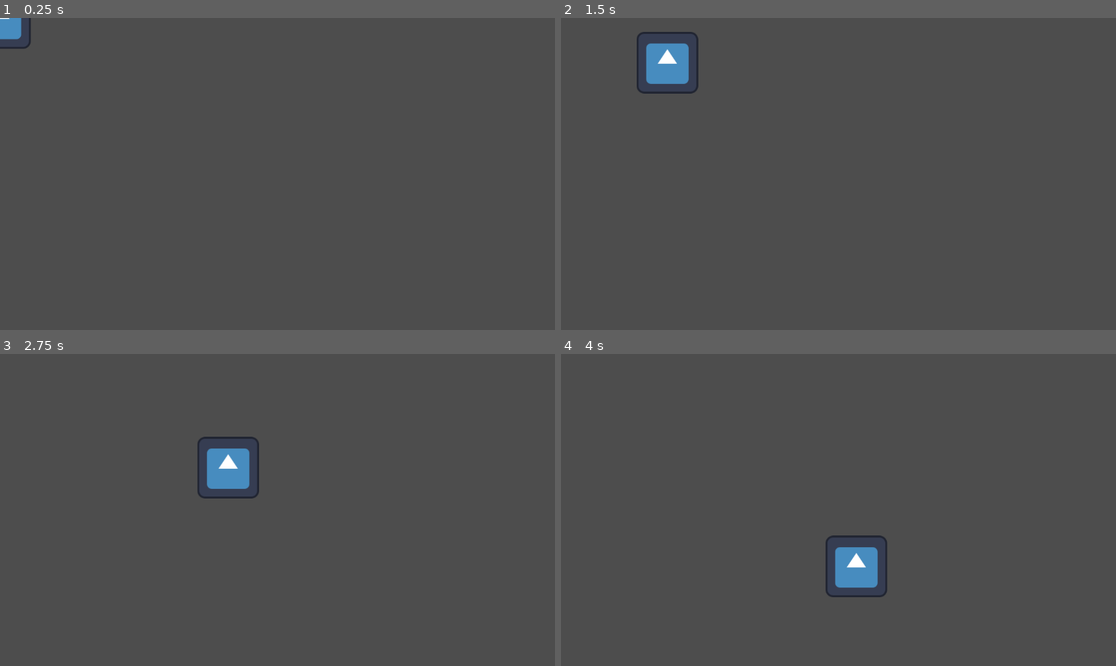
Above: before the commit, frames 1-4 (two rows, left to right).
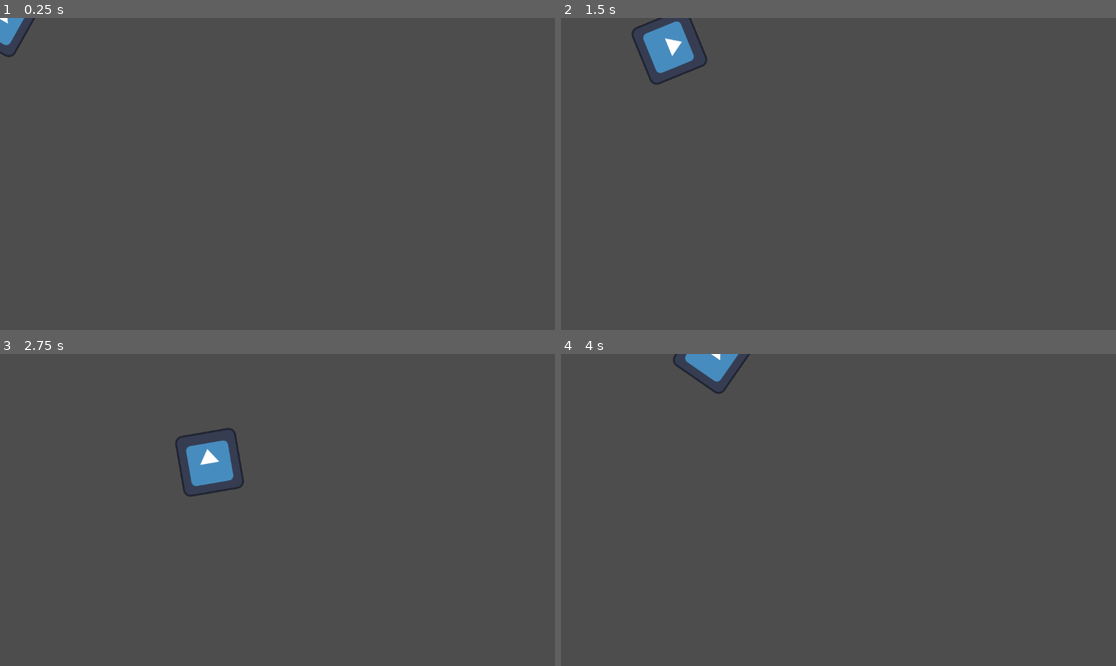
Above: after the commit, the same moments.

Repository: hacklish/spacegame
Game: Godot game, scene res://game_world.tscn
Two runs of this game, one before a commit and one after it. Both use one fixed random seed, a clock stepped at 60 frames per second and the inputs below. The engine's default icon, where the game draws it, is replaced by a stand-in: a white triangle on a blue panel in a dark square.
Inputs (mouse positions are in pixels of both pictures, inside the frame that each line leads up to):
- Up to frame 1 (0.25 s): no input
- Up to frame 2 (1.5 s): tap Enter at 0.5 s; move the mouse to (960, 158) at 0.52 s; hold D (MOVE_RIGHT, bound only after the commit) 0.53-1.28 s; click (960, 158) at 0.67 s; move the mouse to (727, 189) at 1.27 s; hold S (MOVE_DOWN, bound only after the commit) from 1.28 s (still down); click (727, 189) at 1.42 s
- Up to frame 3 (2.75 s): move the mouse to (333, 441) at 2.02 s; release S (MOVE_DOWN, bound only after the commit) at 2.03 s; hold D (MOVE_RIGHT, bound only after the commit) from 2.03 s (still down); click (333, 441) at 2.17 s
- Up to frame 4 (4 s): move the mouse to (810, 572) at 2.77 s; release D (MOVE_RIGHT, bound only after the commit) at 2.78 s; hold W (MOVE_UP, bound only after the commit) 2.78-3.53 s; click (810, 572) at 2.92 s; move the mouse to (1005, 556) at 3.52 s; hold A (MOVE_LEFT, bound only after the commit) from 3.53 s (still down); click (1005, 556) at 3.67 s

The runs differ from the first frame. In frame 1, 0.2% of the frame differs, in the area x 0-7%, y 0-13%; in frame 2, 1.4%; in frame 3, 1.6%; in frame 4, 2.0%, in the area x 20-59%, y 0-78%.

Commit message:
game: add W/S/A/D movement

Diff:
--- a/Player.gd
+++ b/Player.gd
@@ -2,11 +2,22 @@
 
 const SPEED = 300.0
 
+func _process(delta):
+	var mouse_position = get_global_mouse_position()
+	look_at(mouse_position)
+
 func _physics_process(delta):
-	var mouse_position = get_global_mouse_position()
+	var direction = Vector2()
 
-	if Input.is_mouse_button_pressed(MOUSE_BUTTON_LEFT):
-		var direction = (mouse_position - position).normalized()
-		velocity = direction * SPEED
+	if Input.is_action_pressed("MOVE_UP"):
+		direction += Vector2(0, -1)
+	if Input.is_action_pressed("MOVE_DOWN"):
+		direction += Vector2(0, 1)
+	if Input.is_action_pressed("MOVE_LEFT"):
+		direction += Vector2(-1, 0)
+	if Input.is_action_pressed("MOVE_RIGHT"):
+		direction += Vector2(1, 0)
+
+	velocity = direction * SPEED
 
 	move_and_slide()
--- a/project.godot
+++ b/project.godot
@@ -18,3 +18,26 @@
 [dotnet]
 
 project/assembly_name="Zaverecny_Projekt_Ralis"
+
+[input]
+
+MOVE_UP={
+"deadzone": 0.5,
+"events": [Object(InputEventKey,"resource_local_to_scene":false,"resource_name":"","device":0,"window_id":0,"alt_pressed":false,"shift_pressed":false,"ctrl_pressed":false,"meta_pressed":false,"pressed":false,"keycode":0,"physical_keycode":87,"key_label":0,"unicode":0,"echo":false,"script":null)
+]
+}
+MOVE_DOWN={
+"deadzone": 0.5,
+"events": [Object(InputEventKey,"resource_local_to_scene":false,"resource_name":"","device":-1,"window_id":0,"alt_pressed":false,"shift_pressed":false,"ctrl_pressed":false,"meta_pressed":false,"pressed":false,"keycode":0,"physical_keycode":83,"key_label":0,"unicode":115,"echo":false,"script":null)
+]
+}
+MOVE_LEFT={
+"deadzone": 0.5,
+"events": [Object(InputEventKey,"resource_local_to_scene":false,"resource_name":"","device":0,"window_id":0,"alt_pressed":false,"shift_pressed":false,"ctrl_pressed":false,"meta_pressed":false,"pressed":false,"keycode":0,"physical_keycode":65,"key_label":0,"unicode":0,"echo":false,"script":null)
+]
+}
+MOVE_RIGHT={
+"deadzone": 0.5,
+"events": [Object(InputEventKey,"resource_local_to_scene":false,"resource_name":"","device":0,"window_id":0,"alt_pressed":false,"shift_pressed":false,"ctrl_pressed":false,"meta_pressed":false,"pressed":false,"keycode":0,"physical_keycode":68,"key_label":0,"unicode":0,"echo":false,"script":null)
+]
+}
